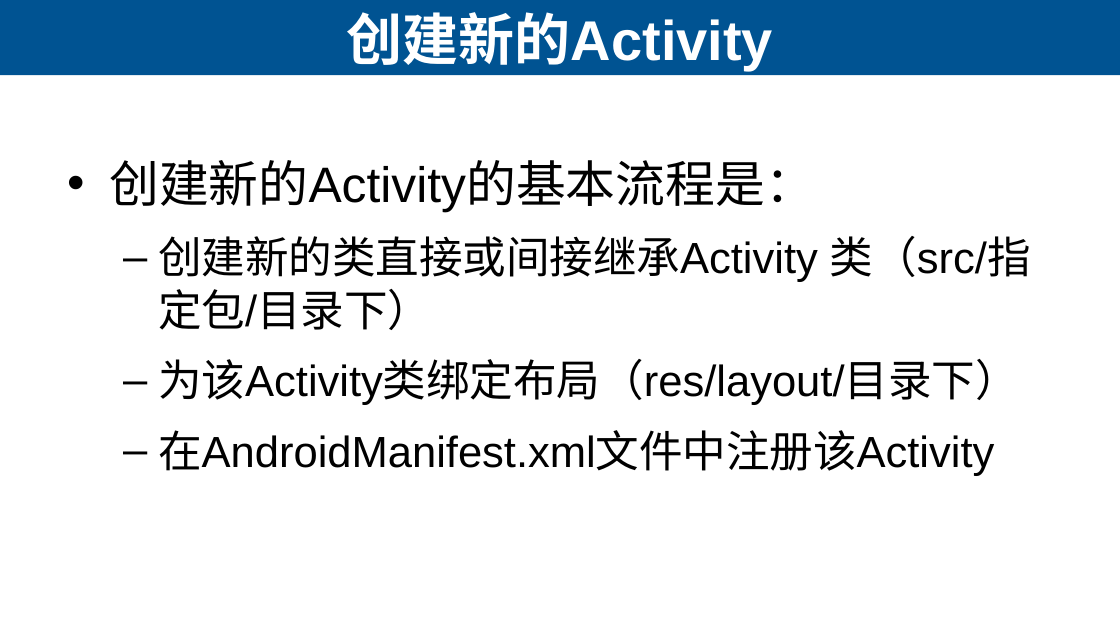
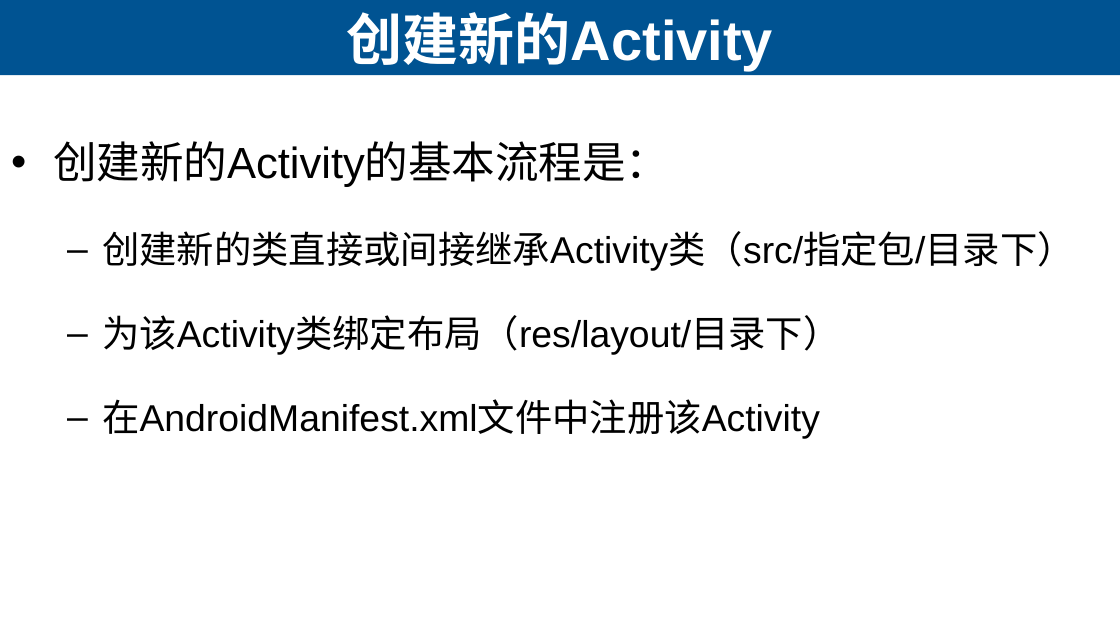
Before and after one commit to lihuanzhen2016/app-test-2019, a slide deck: slide 6 of ppt/07 Android App的开发-四大组件.pptx (slide 5 before the commit). Drawn at 1120x630 pixels with LibreOffice and Linux fonts; fonts in the diff are those of the drawing. Boxes give left, top, right and bottom in pixels: in the first picture for what was removed or moved away, otherwise in the second. Text is boxed around its words. In the diff, an @@ line names an element or a change of style, - is before the commit and + after.

```diff
--- a/ppt/07 Android App的开发-四大组件.pptx
+++ b/ppt/07 Android App的开发-四大组件.pptx
@@ text "创建新的Activity的基本流程是：": place and size @@
-text "创建新的Activity的基本流程是：" at <box>109,160,1031,476</box>
+text "创建新的Activity的基本流程是：" at <box>53,141,1075,439</box>
@@ text at <box>53,141,840,439</box>: size 32 to 28 pt in "创建新的Activity的基本流程是："; size 28 to 24 pt in "为该Activity类绑定布局（res/layout/目录下）", "在AndroidManifest.xml文件中注册该Activity"; line spacing 1 to 1.5 @@
@@ text at <box>102,231,1075,271</box>: text changed; size 28 to 24 pt @@
-  – 创建新的类直接或间接继承Activity 类（src/指定包/目录下）
+  – 创建新的类直接或间接继承Activity类（src/指定包/目录下）
```
Also in this commit, not shown: 18 other slides changed, 26 slides added, 7 slides removed, 1 other file.
